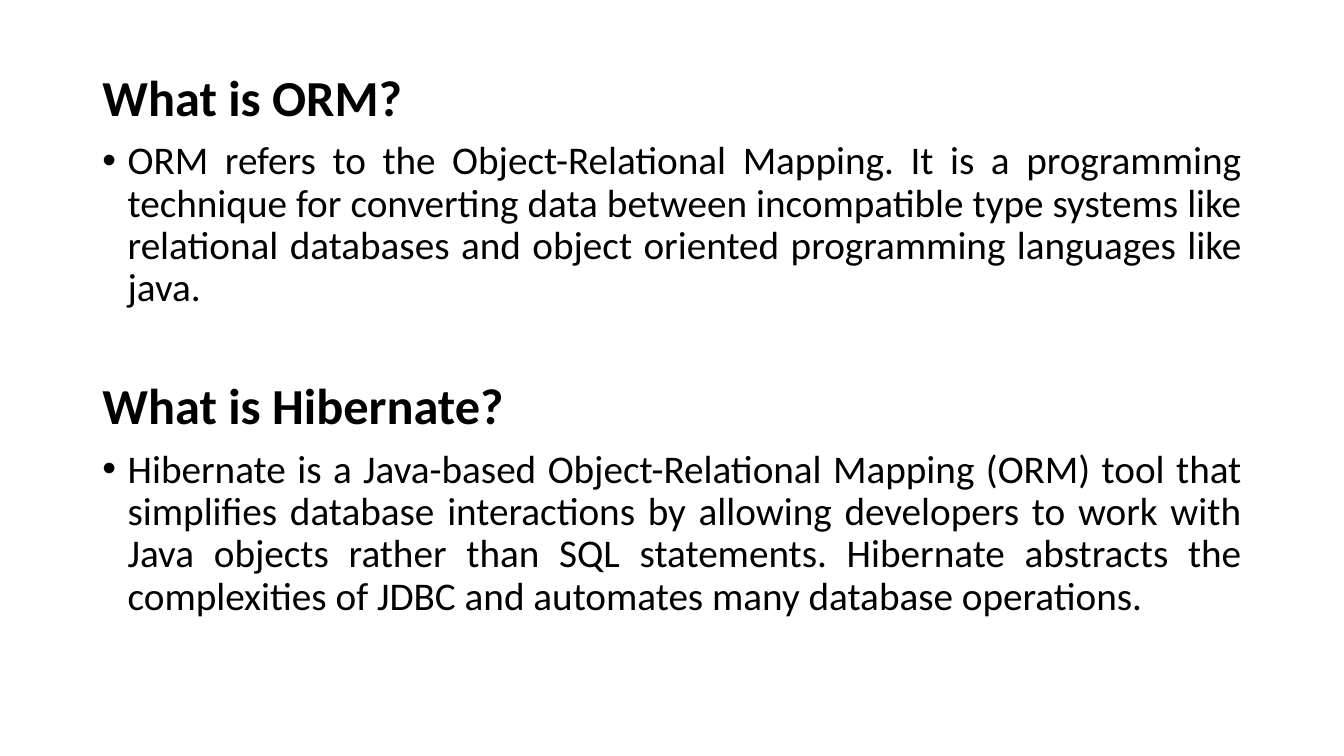
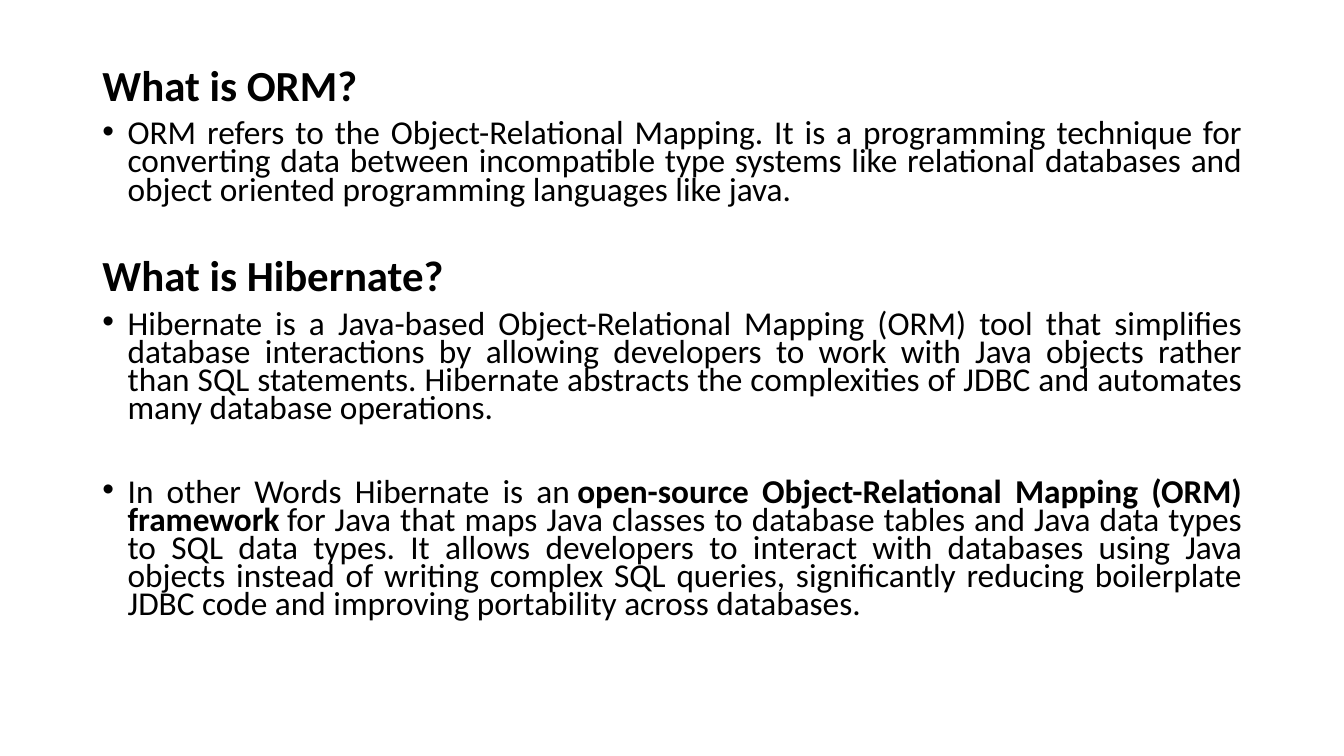
Before and after one commit to ProgrammingStairs/ITEP16, a slide deck: slide 9 of Hibernate/1_Hibernate Introduction/Introduction.pptx. Drawn at 1344x756 pixels with LibreOffice and Linux fonts; fonts in the diff are those of the drawing. Boxes give left, top, right and bottom in pixels: in the first picture for what was removed or moved away, otherwise in the second. Text is boxed around its words. In the diff, an @@ line names an element or a change of style, - is before the commit and + after.

```diff
--- a/Hibernate/1_Hibernate Introduction/Introduction.pptx
+++ b/Hibernate/1_Hibernate Introduction/Introduction.pptx
@@ text at (x1=102, y1=71, x2=1242, y2=425): size 36 to 30.6 pt in "What is ORM?", "What is Hibernate?"; size 28 to 23.8 pt in "ORM refers to the Object-Relational Mapping. It ...", "Hibernate is a Java-based Object-Relational Mapping (ORM) ..."; line spacing 0.9 to 0.7 @@
@@ text at (x1=128, y1=478, x2=1242, y2=621): paragraph added @@
+• In other Words Hibernate is an open-source Object-Relational Mapping (ORM) framework for Java that maps Java classes to database tables and Java data types to SQL data types. It allows developers to interact with databases using Java objects instead of writing complex SQL queries, significantly reducing boilerplate JDBC code and improving portability across databases.
```
Also in this commit, not shown: 15 other files.
